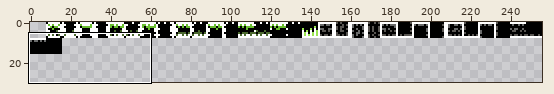
Pixel-art file, stored at data/tilesets/main.ase. The first picture is a wide view before the edit; the outline marks the close-up.
Close-up. As it was:
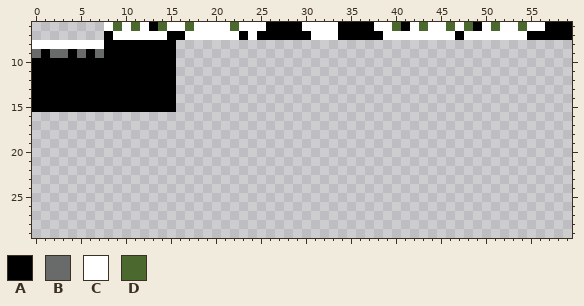
256x256 pixels, 1 frame. Shown: x 0..59, y 6..29. The wide view leaves out empty margins.
Visible layers, top first: "Layer 2", "Layer 1".
Palette (. is transparent): A #000000  B #696a6a  C #ffffff  D #4b692f
Pixels before, first column x 0:
 6 ........CDCDCADCCDCCCCDCCCAAAACCCCAAAACCDACDCCDCDACDCCDCCAAA
 7 ........ACCCCCCAACCCCCCACAAAAAACCCAAAAACCCCCCCCACCCCCCCAAAAA
 8 CCCCCCCCAAAAAAAA............................................
 9 BABBABABAAAAAAAA............................................
10 AAAAAAAAAAAAAAAA............................................
11 AAAAAAAAAAAAAAAA............................................
12 AAAAAAAAAAAAAAAA............................................
13 AAAAAAAAAAAAAAAA............................................
14 AAAAAAAAAAAAAAAA............................................
15 AAAAAAAAAAAAAAAA............................................
New version:
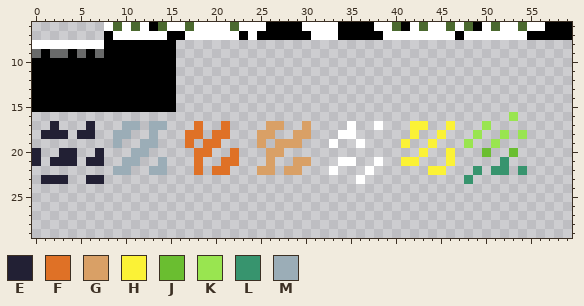
Colours new in this view: E #222034  F #df7126  G #d9a066  H #fbf236  J #6abe30  K #99e550  L #37946e  M #9badb7
What changed:
Layer "Layer 1":
The edit adds colour C in row 17 at x 35 and 38; in row 18 at x 34 to 35; in row 19 at x 33 and 36; in row 21 at x 34 to 35 and 38; in row 22 at x 33 and 37; in row 23 at x 36.
The edit adds colour E in row 17 at x 2 and 6; in row 18 at x 1 to 3 and 5 to 6; in row 20 at x 0, 3 to 4 and 7; in row 21 at x 0, 2 to 4 and 6 to 7; in row 23 at x 1 to 3 and 6 to 7.
The edit adds colour F in row 17 at x 18 and 21; in row 18 at x 17 to 18 and 20 to 21; in row 19 at x 17 and 19 to 20; in row 20 at x 18 to 19 and 22; in row 21 at x 18 and 21 to 22; in row 22 at x 18 and 20 to 21.
The edit adds colour G in row 17 at x 26 to 27 and 30; in row 18 at x 25 to 26 and 29 to 30; in row 19 at x 25 and 27 to 29; in row 20 at x 26 to 27; in row 21 at x 26 and 29 to 30; in row 22 at x 25 to 26 and 28 to 29.
The edit adds colour H in row 17 at x 42 to 43 and 46; in row 18 at x 42 and 45; in row 19 at x 41 and 44; in row 20 at x 43 and 46; in row 21 at x 41 to 42 and 46; in row 22 at x 44 to 45.
The edit adds colour J in row 20 at x 50 and 53.
The edit adds colour K in row 16 at x 53; in row 17 at x 50; in row 18 at x 49, 52 and 54; in row 19 at x 48 and 51.
The edit adds colour L in row 21 at x 52; in row 22 at x 49, 51 to 52 and 54; in row 23 at x 48.
The edit adds colour M in row 17 at x 10 to 11 and 13 to 14; in row 18 at x 9 to 10 and 13; in row 19 at x 9 and 12 to 13; in row 20 at x 11 to 12; in row 21 at x 10 to 11 and 14; in row 22 at x 9 to 10 and 13 to 14.
